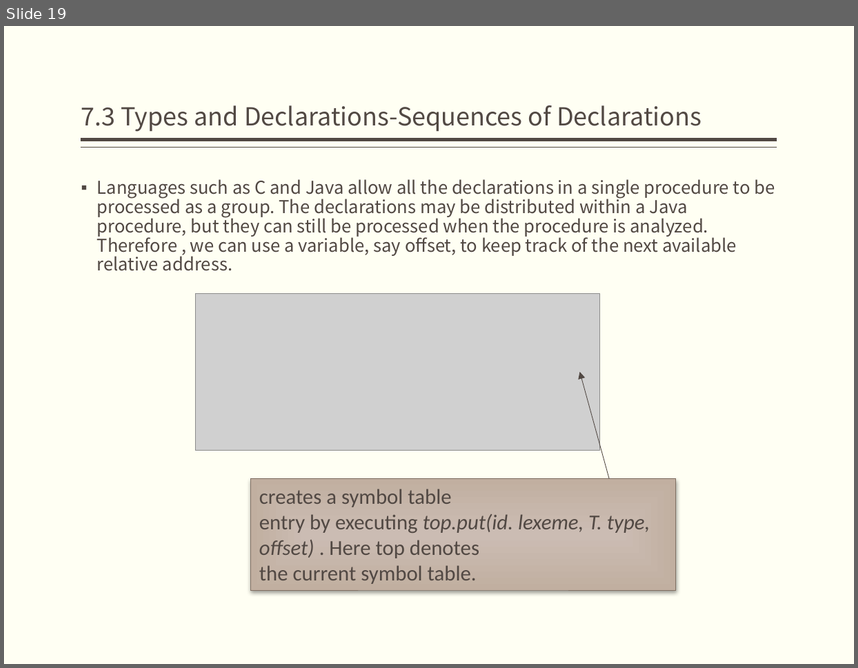
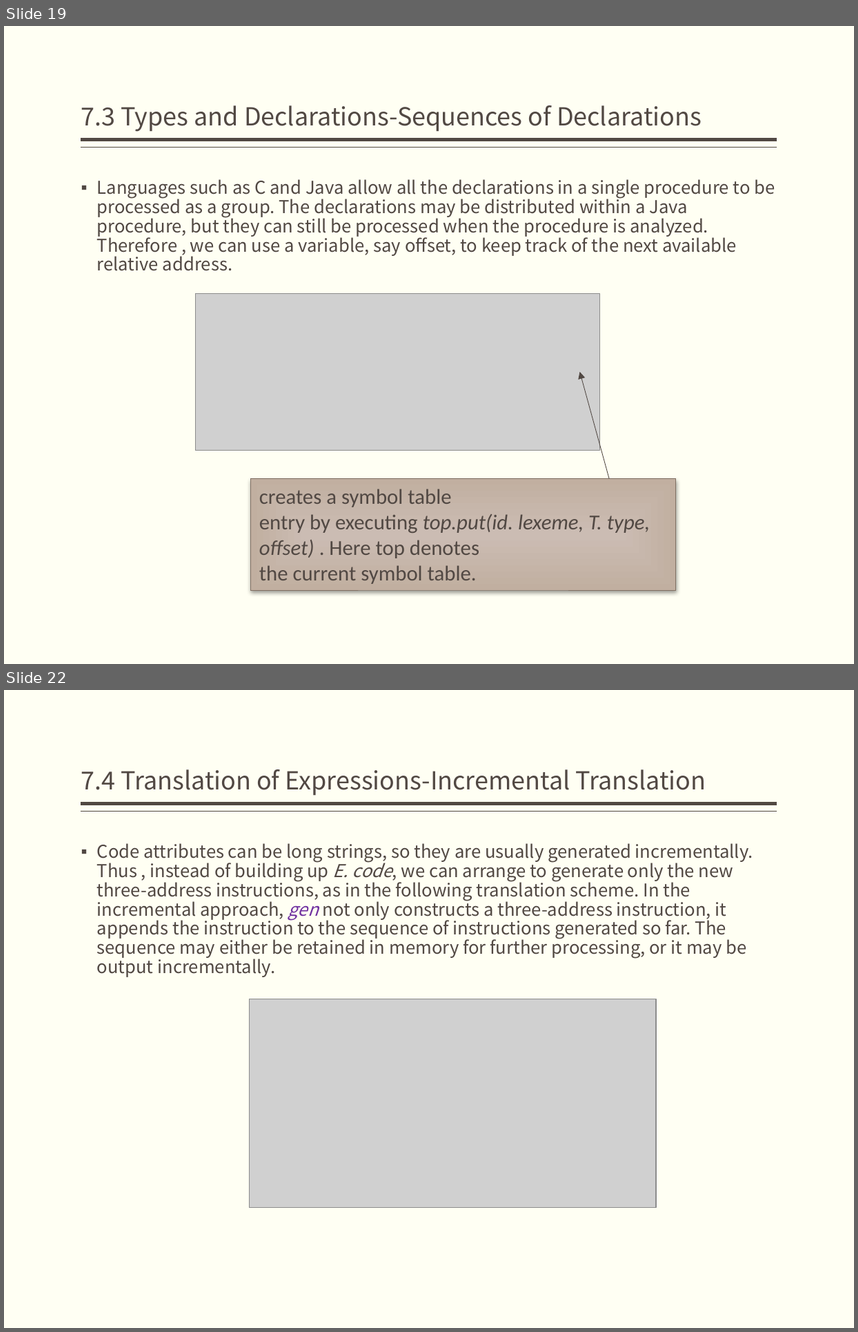
Before and after one commit to jz81/jz81.github.io, a slide deck: course/compiler/LectureNotes/(Spring2018)Lecture7.pptx. Shown one above the other, each under a label of ours: slide 19 before the commit, slides 19 and 22 after it; the slides between them are not shown. The pictures are 858x668 and 858x1332 pixels, drawn with LibreOffice and Linux fonts; fonts in the diff are those of the drawing; grey boxes stand for pictures. Boxes give left, top, right and bottom in pixels: in the first picture for what was removed or moved away, otherwise in the second. Text is boxed around its words. In the diff, an @@ line names an element or a change of style, - is before the commit and + after.

```diff
--- a/course/compiler/LectureNotes/(Spring2018)Lecture7.pptx
+++ b/course/compiler/LectureNotes/(Spring2018)Lecture7.pptx
@@ slide 22 added at <box>4,690,854,1328</box>, background #FFFFF3; not listed: 2 template elements that a slide beside it also shows @@
@@ title added at <box>81,769,706,796</box>, 21 pt, text #514843 @@
+7.4 Translation of Expressions-Incremental Translation
@@ text added at <box>97,843,753,977</box>, 15 pt, text #514843 @@
+▪ Code attributes can be long strings, so they are usually generated incrementally. Thus , instead of building up E. code, we can arrange to generate only the new three-address instructions, as in the following translation scheme. In the incremental approach, gen not only constructs a three-address instruction, it appends the instruction to the sequence of instructions generated so far. The sequence may either be retained in memory for further processing, or it may be output incrementally.
@@ picture added at <box>249,998,656,1207</box> @@
```
Also in this commit, not shown: 3 slides changed, 18 other slides added.
